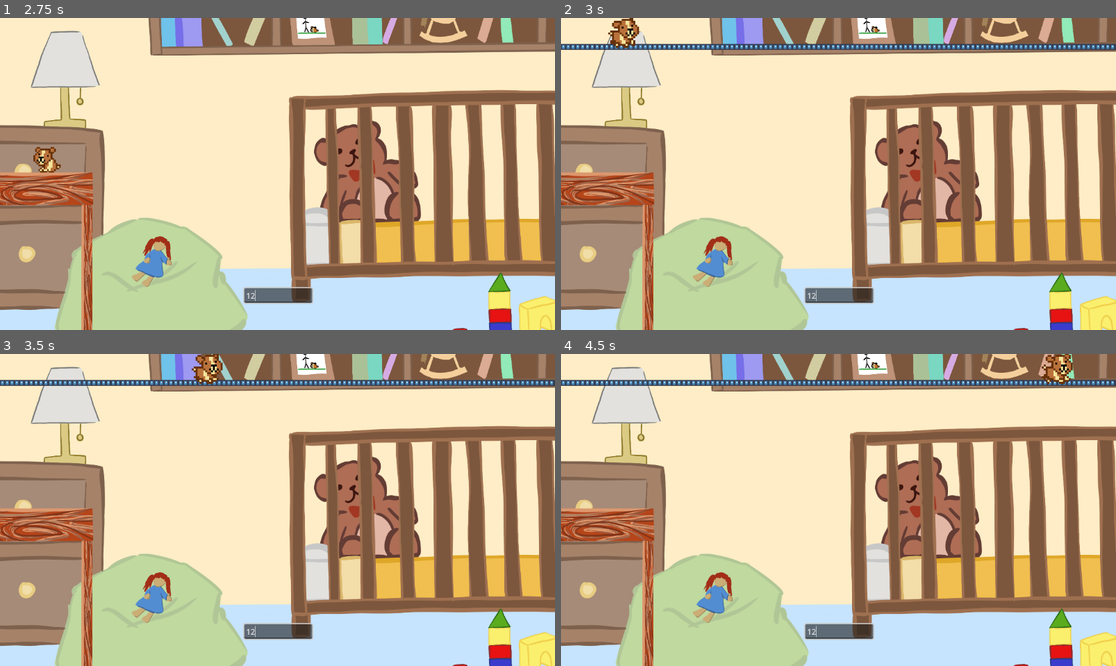
Above: before the commit, frames 1-4 (two rows, left to right).
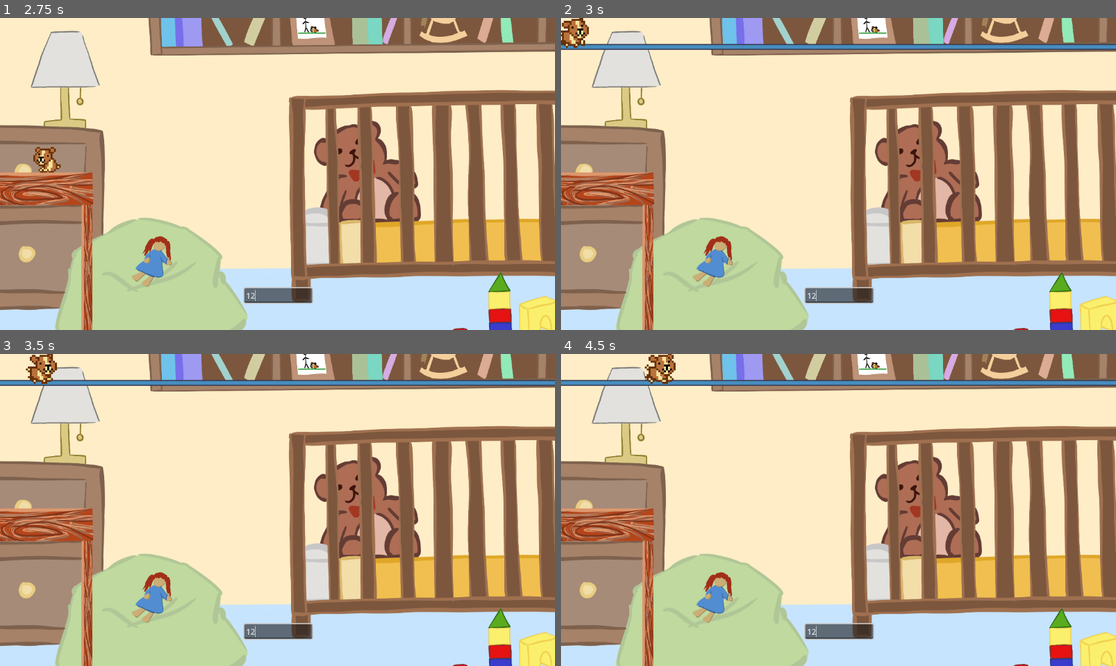
Above: after the commit, the same moments.

Repository: liu-kevin1/HackRPI_11_4_2023
Game: Godot game, scene res://Menu.tscn
Same seed, same stepped clock (60 frames per second), same inputs: the game is played once before the commit and once after it. The engine's default icon, where the game draws it, is replaced by a stand-in: a white triangle on a blue panel in a dark square.
Inputs (mouse positions are in pixels of both pictures, inside the frame that each line leads up to):
- Up to frame 1 (2.75 s): click "Play" at 0.5 s; click "1" at 1.25 s; click (277, 295) at 2.02 s; type "12" at 2.1 s
- Up to frame 2 (3 s): tap Enter at 2.75 s
- Up to frame 3 (3.5 s): no input
- Up to frame 4 (4.5 s): no input

Frame 1 is identical in both runs. In frame 2, 1.4% of the frame differs, in the area x 0-100%, y 0-11%; in frame 3, 1.5%; in frame 4, 1.5%.

Commit message:
final lesssgo

Diff:
--- a/Godot/equation_parser.gd
+++ b/Godot/equation_parser.gd
@@ -195,7 +195,7 @@
 		if(i/scale * 18 > 1150):
 			global.win = true
 			return results
-		if(result * 20 * -1 + 600 - 300 < 0 or result * 20 * -1 + 600 > 1200):
+		if(result * 20 * -1 + 600 - 300 < 0 or result * 20 * -1 + 600 > 1300):
 			global.win = false
 			return results
 
--- a/Godot/global_vars.gd
+++ b/Godot/global_vars.gd
@@ -5,3 +5,5 @@
 var win;
 var run = false;
 var just_ran = false;
+
+var is_first = true;
--- a/Godot/input.gd
+++ b/Godot/input.gd
@@ -3,7 +3,10 @@
 
 
 func _on_line_edit_text_submitted(new_text):
-	idle_guinea.queue_free()
+	if(global.is_first):
+		idle_guinea.queue_free()
+		global.is_first = false
+
 	global.run = true
 	global.just_ran = false
 
--- a/Godot/main.gd
+++ b/Godot/main.gd
@@ -8,7 +8,7 @@
 	var equation = global.equation
 	var start = 0
 	var stop = 100
-	var step = 0.5
+	var step = 0.1
 	var results = Parser.process_equation(equation, start, stop, step)
 	#print_tree()
 
Not shown, added: Godot/mainmenubgthing.jpg.import
Not shown, added: Godot/mainmenubuttonthing.png.import
Not shown, added: Godot/play button.png.import
Not shown, added: Godot/simplertable.png.import
Not shown: 1 places in Godot/test.tscn that only renumber resources
Not shown, added: Godot/wuit button.png.import
